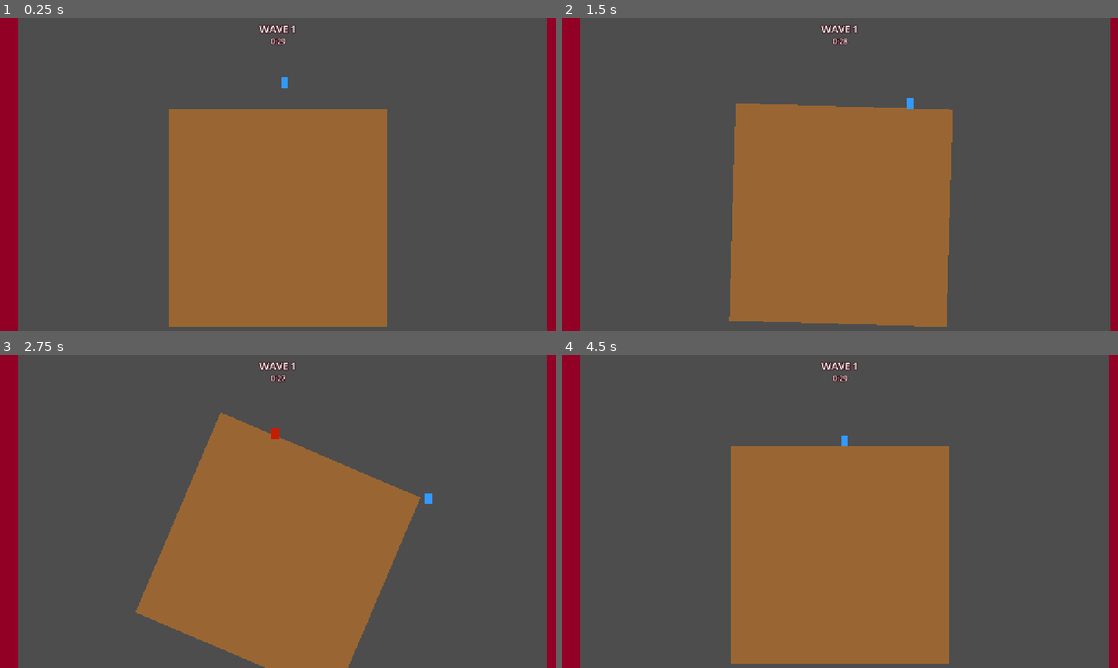
Above: before the commit, frames 1-4 (two rows, left to right).
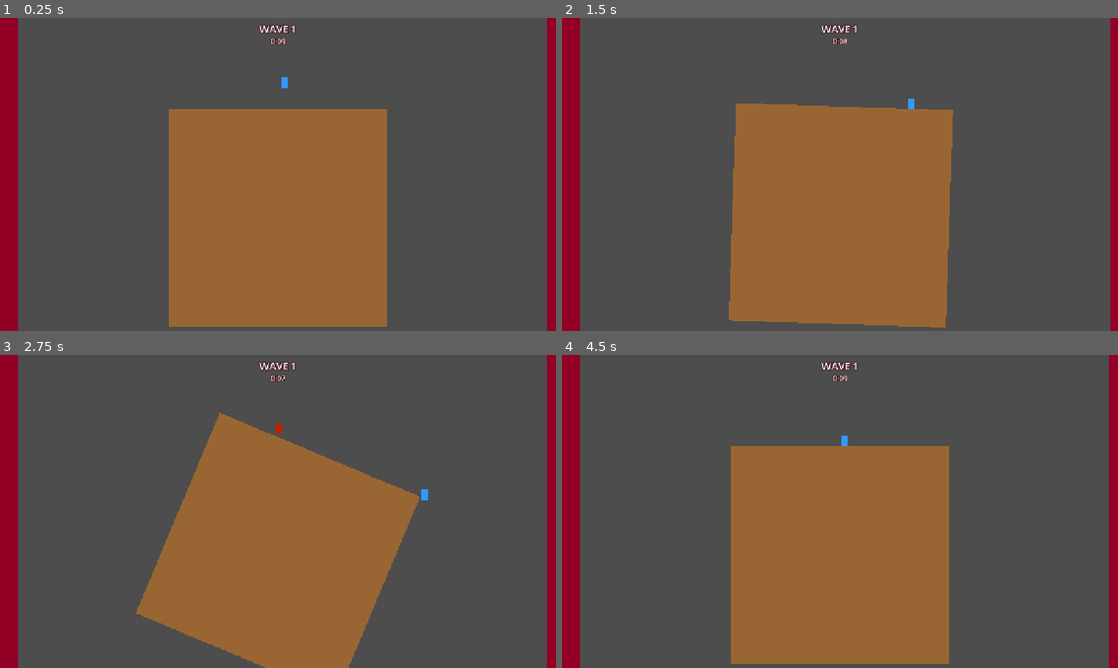
Above: after the commit, the same moments.

Repository: Huffmanz/BadGameIdea
Game: Godot game, scene res://levels/main.tscn
The game is run twice, just before and just after one commit, with the same random seed, the same clock (stepped at 60 frames per second) and the same inputs.
Inputs (mouse positions are in pixels of both pictures, inside the frame that each line leads up to):
- Up to frame 1 (0.25 s): no input
- Up to frame 2 (1.5 s): move the mouse to (962, 158) at 0.52 s; hold D (move_right) 0.53-1.28 s; tap Space (jump) at 0.6, 0.77, 1.07 s; click (962, 158) at 0.67 s; move the mouse to (728, 190) at 1.27 s; hold S (move_down) from 1.28 s (still down); tap Shift (dash) at 1.35 s
- Up to frame 3 (2.75 s): tap Space (jump) at 1.52, 1.55, 1.82, 2.1 s; move the mouse to (333, 442) at 2.02 s; release S (move_down) at 2.03 s; hold D (move_right) from 2.03 s (still down)
- Up to frame 4 (4.5 s): move the mouse to (812, 574) at 2.77 s; release D (move_right) at 2.78 s; hold W (move_up) 2.78-3.5 s; tap Shift (dash) at 2.85 s; click (812, 574) at 2.92 s; tap Space (jump) at 3.02, 3.05, 3.32, 4.35 s; click "Restart" at 3.5 s; move the mouse to (1006, 558) at 4.27 s; hold A (move_left) from 4.28 s (still down)

The runs differ from the first frame. In frame 1, less than 0.1% of the frame differs, in the area x 49-51%, y 6-9%; in frame 2, 0.2%; in frame 3, 0.3%, in the area x 24-78%, y 6-100%; in frame 4, less than 0.1%.

Commit message:
fixing bug with wave management and slamming

Diff:
--- a/autoload/utils.gd
+++ b/autoload/utils.gd
@@ -26,3 +26,7 @@
 	if not player_ref || !is_instance_valid(player_ref):
 		player_ref = get_tree().get_first_node_in_group("player") as Player
 	return player_ref
+
+func launch_character(character: CharacterBase, lever: RigidBody2D, force: Vector2) -> void:
+	var offset = character.global_position - lever.global_position
+	character.apply_impulse(force, offset)
--- a/manager/enemy_manager.gd
+++ b/manager/enemy_manager.gd
@@ -24,12 +24,12 @@
 	GameEvents.wave_started.connect(_wave_started)
 	GameEvents.enemy_died.connect(_on_enemy_died)
 
-func _wave_complete(wave_number: int):
+func _wave_complete(_wave_number: int):
 	wave_complete = true
+	timer.stop()
 	timer.wait_time = base_spawn_time
-	timer.stop()
 
-func _wave_started(wave_number: int):
+func _wave_started(_wave_number: int):
 	timer.start()
 	wave_complete = false
 	enemy_count = 0
@@ -46,6 +46,8 @@
 
 
 func on_timer_timeout():
+	if wave_complete:
+		return
 	timer.start()
 
 	var player = get_tree().get_first_node_in_group("player") as Node2D
--- a/manager/wave_time_manager.gd
+++ b/manager/wave_time_manager.gd
@@ -37,9 +37,15 @@
 func get_time_elapsed():
 	return timer.time_left
 
-func on_timer_timeout():
+func _on_wave_start_next():
 	ScreenTransition.transition()
 	await ScreenTransition.transitioned_halfway
+	start_wave()
+
+
+func on_timer_timeout():
+	#ScreenTransition.transition()
+	#await ScreenTransition.transitioned_halfway
 	wave_time_percent = 0
 	GameEvents.wave_complete.emit(current_wave)
 
--- a/manager/wave_time_manager.tscn
+++ b/manager/wave_time_manager.tscn
@@ -8,5 +8,5 @@
 
 [node name="Timer" type="Timer" parent="." unique_id=1994268432]
 process_mode = 1
-wait_time = 30.0
+wait_time = 10.0
 one_shot = true
--- a/scene/character/character_base.gd
+++ b/scene/character/character_base.gd
@@ -56,25 +56,18 @@
 			for character in characters:
 				if character == self or !character.is_grounded:
 					continue
-				launch_character(character, jump_force * Vector2.DOWN)
+				Utils.launch_character(character, lever, jump_force  / 2.0 * Vector2.DOWN)
 		if state == State.SLAMMING and is_grounded:
 			GameEvents.emit_camera_shake(10.0)
-			Utils.frameFreeze(0.5, 0.1)
-			var offset = global_position - lever.global_position
-			lever.apply_impulse(Vector2.DOWN * slam_force * (fall_time + 1.0), offset)
-
 			#find all other characters on the lever and apply an impulse to them
 			var characters = lever.get_tree().get_nodes_in_group("character")
 			for character in characters:
 				if character == self or !character.is_grounded:
 					continue
-				launch_character(character, jump_force * Vector2.DOWN)
+				Utils.launch_character(character, lever, jump_force  * Vector2.DOWN)
+			var offset = global_position - lever.global_position
+			lever.apply_impulse(Vector2.DOWN * slam_force * (fall_time + 1.0), offset)
 
-
-
-func launch_character(character: CharacterBase, force: Vector2) -> void:
-	var offset = character.global_position - lever.global_position
-	character.apply_impulse(force, offset)
 
 func _update_state(delta: float) -> void:
 	if state == State.DASHING:
@@ -113,7 +106,6 @@
 
 
 func jump() -> void:
-	print(is_grounded, " ", state)
 	if is_grounded:
 		apply_central_impulse(Vector2(0, -jump_force))
 		state = State.JUMPING
